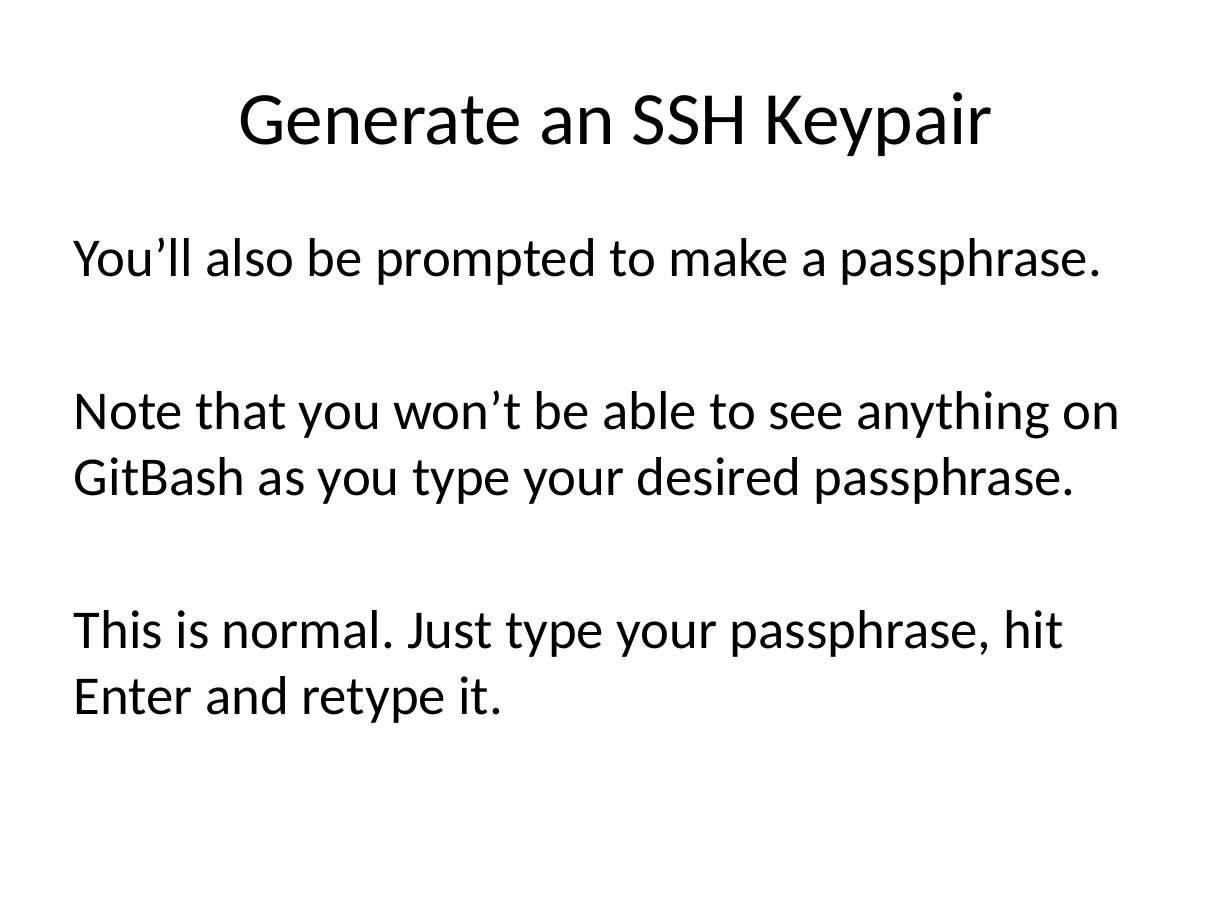
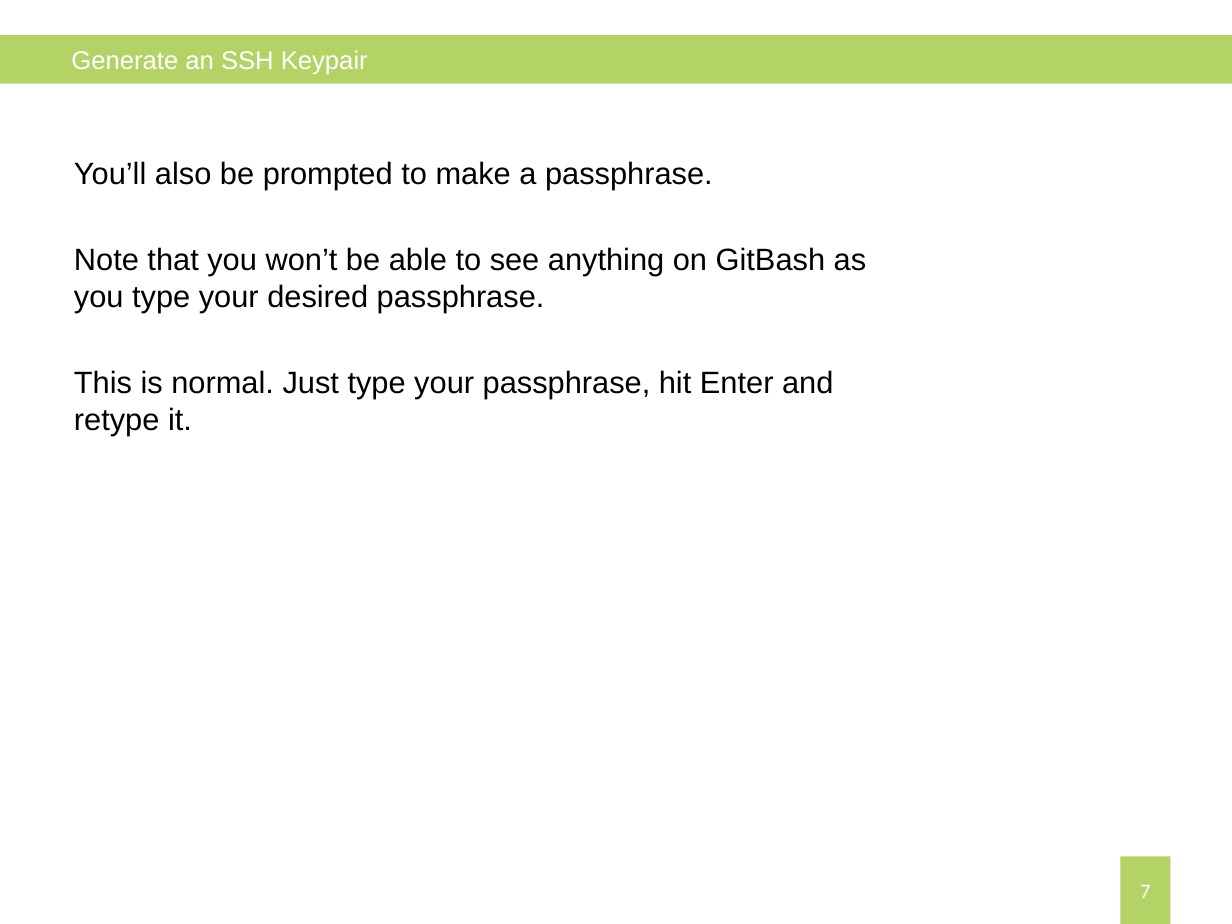
Before and after one commit to JaceTan/programming-notes, a slide deck: slide 7 of Preparing your computer for Git (Windows).pptx (slide 8 before the commit). Drawn at 1232x924 pixels with LibreOffice and Linux fonts; fonts in the diff are those of the drawing. Boxes give left, top, right and bottom in pixels: in the first picture for what was removed or moved away, otherwise in the second. Text is boxed around its words. In the diff, an @@ line names an element or a change of style, - is before the commit and + after.

```diff
--- a/Preparing your computer for Git (Windows).pptx
+++ b/Preparing your computer for Git (Windows).pptx
@@ rectangle added at (0,36,1232,84), fill #B3D366 @@
@@ text "Generate an SSH Keypair" at (71,50,368,75): size 44 to 15 pt, font Calibri to Arial, text colour #000000 to #FFFFFF; alignment centre to left @@
@@ text "You’ll also be prompted to ...": place and size @@
-text "You’ll also be prompted to ..." at (74,237,1120,723)
+text "You’ll also be prompted to ..." at (74,161,867,436)
@@ text "You’ll also be prompted to ..." at (74,161,867,436): size 32 to 18 pt, font Calibri to Arial; less space between paragraphs @@
@@ page number added at (1120,856,1170,924), fill #B3D366, 12 pt, text #FFFFFF @@
+7
```
Also in this commit, not shown: 11 other slides changed, 2 slides added, 6 slides removed, 3 other files.
